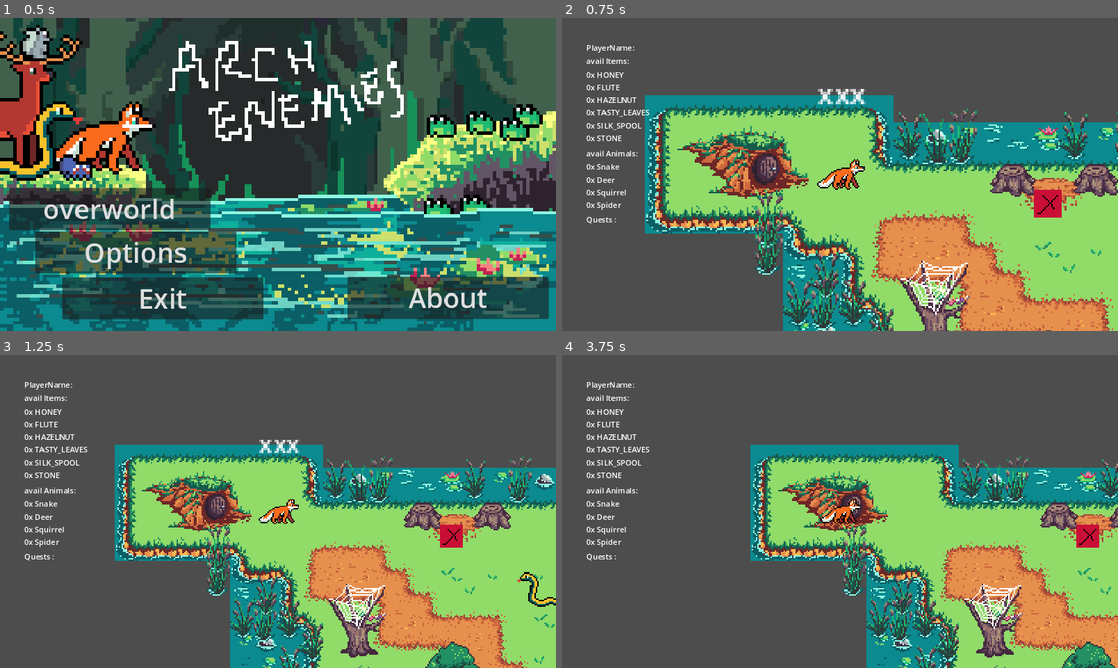
Above: before the commit, frames 1-4 (two rows, left to right).
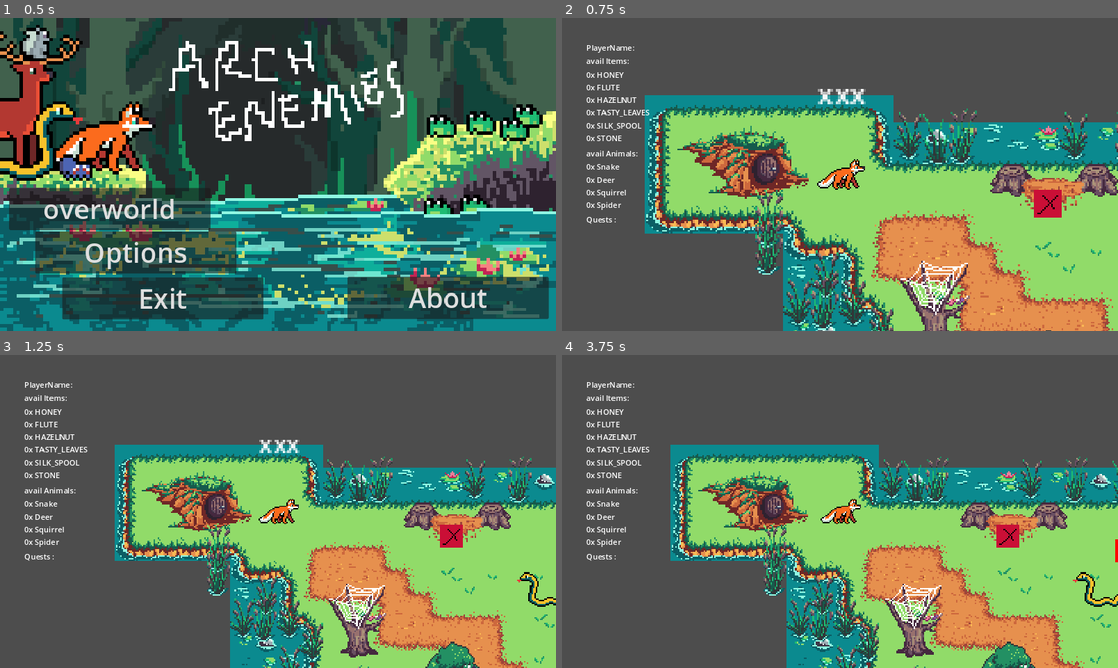
Above: after the commit, the same moments.

Repository: mango-gremlin/arch-enemies
Game: Godot game, scene res://overworld/ui/main_menu/main_menu.tscn
The game is run twice, just before and just after one commit, with the same random seed, the same clock (stepped at 60 frames per second) and the same inputs.
Inputs (mouse positions are in pixels of both pictures, inside the frame that each line leads up to):
- Up to frame 1 (0.5 s): no input
- Up to frame 2 (0.75 s): click "overworld" at 0.5 s
- Up to frame 3 (1.25 s): no input
- Up to frame 4 (3.75 s): tap Enter at 1.25, 2.75 s; move the mouse to (962, 495) at 1.27 s; press the mouse at (962, 495) at 1.28 s; hold D (move_right) 1.28-2.78 s; tap Space (jump) at 1.52, 2, 2.27 s; move the mouse to (728, 527) at 2.02 s; release the mouse at (728, 527) at 2.03 s; tap E (interact_overworld) at 2.1 s; move the mouse to (895, 442) at 2.77 s; hold A (left) 2.78-3.53 s; tap Q (use_item) at 2.85 s; move the mouse to (812, 574) at 3.52 s; hold D (move_right) from 3.53 s (still down); tap Mouse wheel down (zoom_in) at 3.6 s

Frame 1 is identical in both runs. In frame 2, 0.1% of the frame differs, in the area x 82-94%, y 51-57%; in frame 3, 0.1%; in frame 4, 37%, in the area x 19-100%, y 28-100%.

Commit message:
ysort fixed for all objects except npcs

Diff:
--- a/Arch-enemies/overworld/scenes/world.tscn
+++ b/Arch-enemies/overworld/scenes/world.tscn
@@ -138,22 +138,29 @@
 texture = ExtResource("7_le2yv")
 0:0/size_in_atlas = Vector2i(1, 2)
 0:0/0 = 0
+0:0/0/y_sort_origin = 28
 0:0/0/physics_layer_0/linear_velocity = Vector2(0, 0)
 0:0/0/physics_layer_0/angular_velocity = 0.0
 1:0/size_in_atlas = Vector2i(5, 3)
 1:0/0 = 0
+1:0/0/y_sort_origin = 19
 1:0/0/physics_layer_0/linear_velocity = Vector2(0, 0)
 1:0/0/physics_layer_0/angular_velocity = 0.0
+1:0/0/physics_layer_0/polygon_0/points = PackedVector2Array(-11, -17.8125, -7.375, -17.4375, -4.75, -17.9375, -0.875, -18.3125, 3.75, -18.8125, 11.75, -17.8125, 20.625, -15.6875, 25.125, -13.6875, 26.375, -6.5625, 28.875, -2.9375, 29.375, 1.4375, 31.375, 4.0625, 39.125, 8.3125, 33.875, 11.8125, 29, 13.5625, 22.875, 14.9375, 15.625, 17.3125, 7.75, 18.9375, 2.25, 19.8125, -8.25, 17.5625, -15.625, 16.5625, -9, 11.3125, -12.5, 7.5625, -17.25, 6.9375, -15.375, 4.4375, -18, 2.5625, -18.625, 1.3125, -22.875, 0.5625, -27.375, -1.4375, -25.125, -4.3125, -26.125, -6.9375, -27.375, -5.9375, -36.25, -8.5625, -26.75, -12.6875, -17.75, -13.5625)
 0:3/size_in_atlas = Vector2i(3, 4)
 0:3/0 = 0
+0:3/0/y_sort_origin = 26
 0:3/0/physics_layer_0/linear_velocity = Vector2(0, 0)
 0:3/0/physics_layer_0/angular_velocity = 0.0
 3:3/size_in_atlas = Vector2i(4, 3)
 3:3/0 = 0
+3:3/0/y_sort_origin = 23
 3:3/0/physics_layer_0/linear_velocity = Vector2(0, 0)
 3:3/0/physics_layer_0/angular_velocity = 0.0
+3:3/0/physics_layer_0/polygon_0/points = PackedVector2Array(-5.375, -12.1875, -28.625, -12.4375, -32.25, -4.9375, -30.5, -3.8125, -31.75, -1.5625, -27.375, -0.1875, -27, 7.9375, -7, 21.0625, 4.25, 17.8125, 6.125, 19.5625, 6.375, 23.0625, 7.5, 23.6875, 8, 20.9375, 11.5, 20.5625, 12.875, 19.5625, 12.75, 17.1875, 8.25, 13.1875, 15.125, 11.9375, 22, 7.8125, 21.75, 0.3125, 4, -10.1875, 3.5, -8, 3.25, -3.6875, 0.125, -4.9375, -0.25, -8)
 7:0/size_in_atlas = Vector2i(6, 5)
 7:0/0 = 0
+7:0/0/y_sort_origin = 38
 7:0/0/physics_layer_0/linear_velocity = Vector2(0, 0)
 7:0/0/physics_layer_0/angular_velocity = 0.0
 
@@ -359,24 +366,29 @@
 0:0/0/physics_layer_0/polygon_0/points = PackedVector2Array(-9.19239, 15.2028, -10.253, 18.0312, -11.6673, 20.5061, -9. …(236 unchanged characters)…
 3:0/size_in_atlas = Vector2i(3, 4)
 3:0/0 = 0
+3:0/0/y_sort_origin = 27
 3:0/0/physics_layer_0/linear_velocity = Vector2(0, 0)
 3:0/0/physics_layer_0/angular_velocity = 0.0
 3:0/0/physics_layer_0/polygon_0/points = PackedVector2Array(-9.54594, 10.6066, -12.3744, 18.9151, -10.9602, 20.1525, -1 …(233 unchanged characters)…
 6:0/size_in_atlas = Vector2i(2, 2)
 6:0/0 = 0
+6:0/0/y_sort_origin = 11
 6:0/0/physics_layer_0/linear_velocity = Vector2(0, 0)
 6:0/0/physics_layer_0/angular_velocity = 0.0
 6:0/0/physics_layer_0/polygon_0/points = PackedVector2Array(-12.9047, -7.07107, -13.435, -4.06586, -15.5563, -1.94454,  …(310 unchanged characters)…
 6:2/size_in_atlas = Vector2i(1, 2)
 6:2/0 = 0
+6:2/0/y_sort_origin = 12
 6:2/0/physics_layer_0/linear_velocity = Vector2(0, 0)
 6:2/0/physics_layer_0/angular_velocity = 0.0
 7:2/size_in_atlas = Vector2i(1, 2)
 7:2/0 = 0
+7:2/0/y_sort_origin = 12
 7:2/0/physics_layer_0/linear_velocity = Vector2(0, 0)
 7:2/0/physics_layer_0/angular_velocity = 0.0
 8:2/size_in_atlas = Vector2i(1, 2)
 8:2/0 = 0
+8:2/0/y_sort_origin = 14
 8:2/0/physics_layer_0/linear_velocity = Vector2(0, 0)
 8:2/0/physics_layer_0/angular_velocity = 0.0
 2:4/size_in_atlas = Vector2i(2, 2)
@@ -385,7 +397,7 @@
 2:4/0/physics_layer_0/angular_velocity = 0.0
 4:4/size_in_atlas = Vector2i(3, 2)
 4:4/0 = 0
-4:4/0/y_sort_origin = -18
+4:4/0/y_sort_origin = 1
 4:4/0/physics_layer_0/linear_velocity = Vector2(0, 0)
 4:4/0/physics_layer_0/angular_velocity = 0.0
 0:5/size_in_atlas = Vector2i(2, 2)
@@ -448,7 +460,7 @@
 layer_1/tile_data = PackedInt32Array(655393, 393224, 2, 1310734, 8, 0, 1179653, 8, 0, 1507331, 393224, 2, 1507337, 3932 …(2193 unchanged characters)…
 layer_2/name = "interaction_areas"
 layer_2/y_sort_enabled = true
-layer_2/tile_data = PackedInt32Array(458760, 6, 0, 6, 131080, 4, 9, 131080, 4, -4, 65542, 0, 262147, 6, 3, 720901, 458758, 0, 720910, 196614, 268435459, 327693, 8, 7, 327695, 393224, 7, 327697, 393224, 7, 327699, 262152, 7)
+layer_2/tile_data = PackedInt32Array(6, 131080, 4, 9, 131080, 4, -4, 65542, 0, 262147, 6, 3, 720901, 458758, 0, 720910, 196614, 268435459, 327693, 8, 7, 327695, 393224, 7, 327697, 393224, 7, 327699, 262152, 7, 458760, 6, 0)
 
 [node name="Player" parent="TileMap" instance=ExtResource("5_bmga7")]
 position = Vector2(2, 1)
